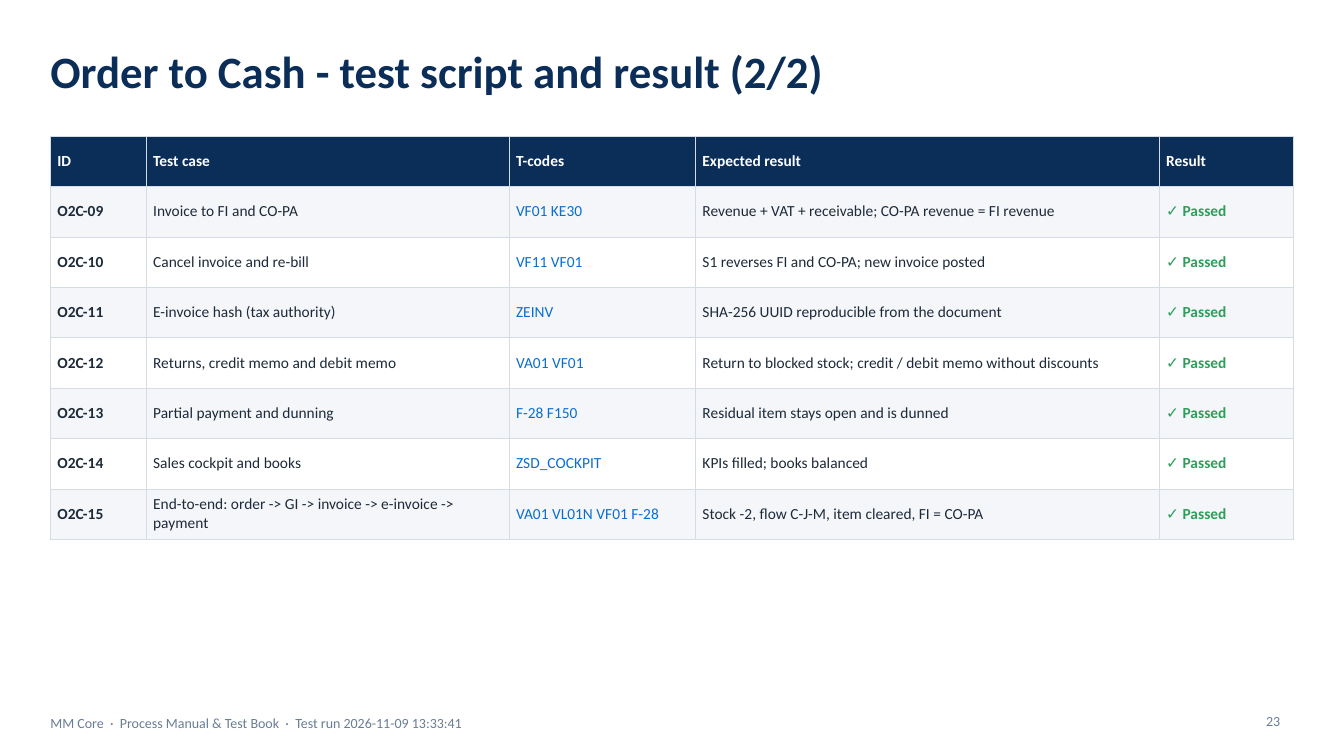
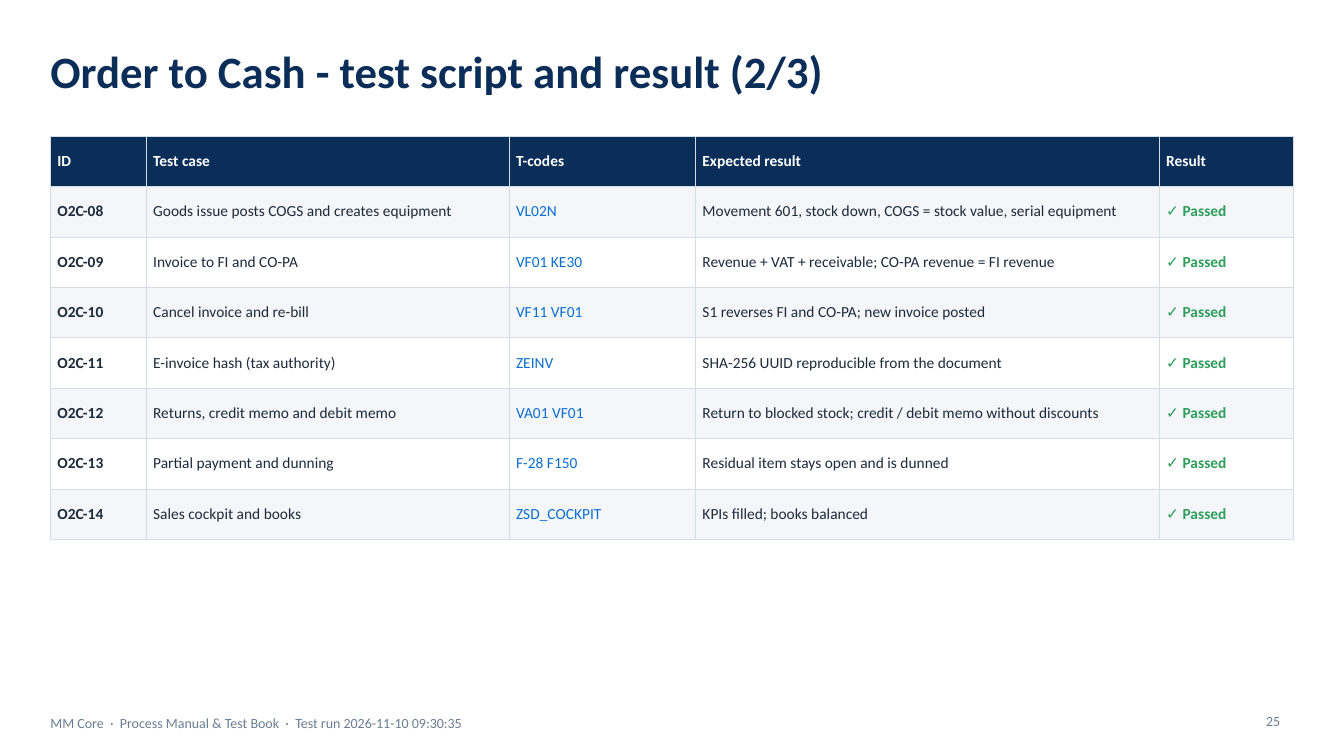
Before and after one commit to coolman1984/AI, a slide deck: slide 25 of web/static/manuals/MM_Core_Process_Test_Book.pptx (slide 23 before the commit). Drawn at 1344x756 pixels with LibreOffice and Linux fonts; fonts in the diff are those of the drawing. Boxes give left, top, right and bottom in pixels: in the first picture for what was removed or moved away, otherwise in the second. Text is boxed around its words. In the diff, an @@ line names an element or a change of style, - is before the commit and + after.

```diff
--- a/web/static/manuals/MM_Core_Process_Test_Book.pptx
+++ b/web/static/manuals/MM_Core_Process_Test_Book.pptx
@@ title at (x1=50, y1=55, x2=823, y2=95): text changed @@
-Order to Cash - test script and result (2/2)
+Order to Cash - test script and result (2/3)
@@ table at (x1=50, y1=136, x2=1294, y2=526) @@
+row 2: O2C-08 | Goods issue posts COGS and creates equipment | VL02N | Movement 601, stock down, COGS = stock value, serial equipment | ✓ Passed
-row 8: O2C-15 | End-to-end: order -> GI -> invoice -> e-invoice -> payment | VA01 VL01N VF01 F-28 | Stock -2, flow C-J-M, item cleared, FI = CO-PA | ✓ Passed
@@ text at (x1=50, y1=718, x2=462, y2=728): text changed @@
-MM Core · Process Manual & Test Book · Test run 2026-11-09 13:33:41
+MM Core · Process Manual & Test Book · Test run 2026-11-10 09:30:35
@@ page number at (x1=1266, y1=717, x2=1280, y2=726): text changed @@
-23
+25
```
Also in this commit, not shown: 33 other slides changed, 4 slides added, 43 other files.
